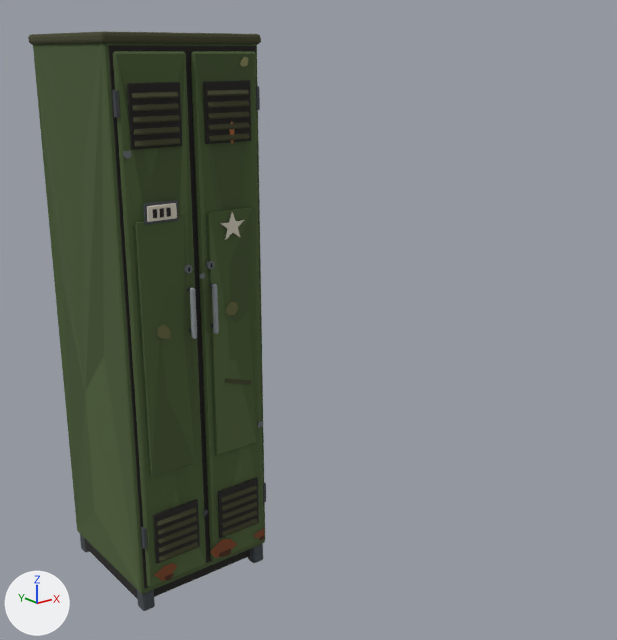
The Blender file models/container/locker_metal.blend, before and after one commit.
Rendered twice from a 50 mm lens placed at (-1.06, -2.44, 1.75), pointed at (0.87, -0.03, 0.78). The lights are fixed; the arrows at lower left show +X, +Y and +Z. The picture after the commit comes second.

In view in the first picture: 'locker_metal_armeyskiy_idle'.
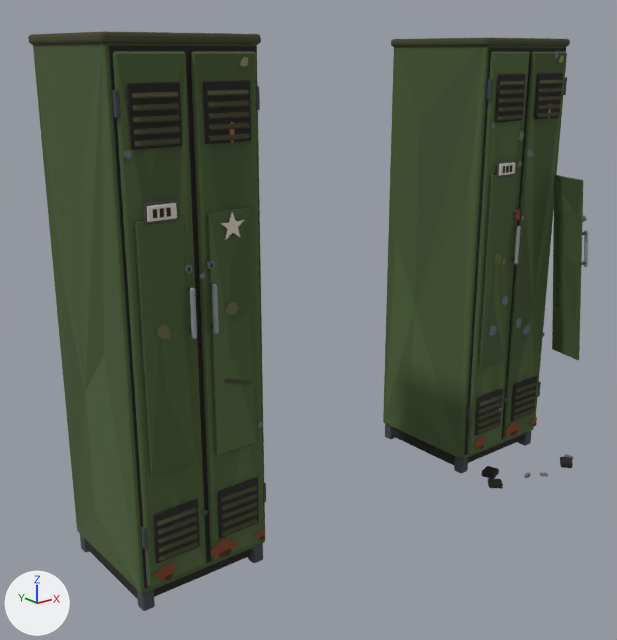
Where the change shows, as pixel boxes [x1, y1, x2, y2] in the pictures (617 x 640 px):
'locker_metal_armeyskiy_broken', added (green): after [383, 37, 588, 489]

The change in detail:
Mesh me_locker_metal_armeyskiy_broken is new.
It has 1786 vertices, 1850 faces and spans x -0.26..0.3, y -0.51..0.26, z 0.0..1.8.
It uses material mat_palette (picture img_palette_png).
Object 'locker_metal_armeyskiy_broken' (ob_locker_metal_armeyskiy_broken) is new; it shows me_locker_metal_armeyskiy_broken.
Its location is (1.796, 0.0, 0.0).
